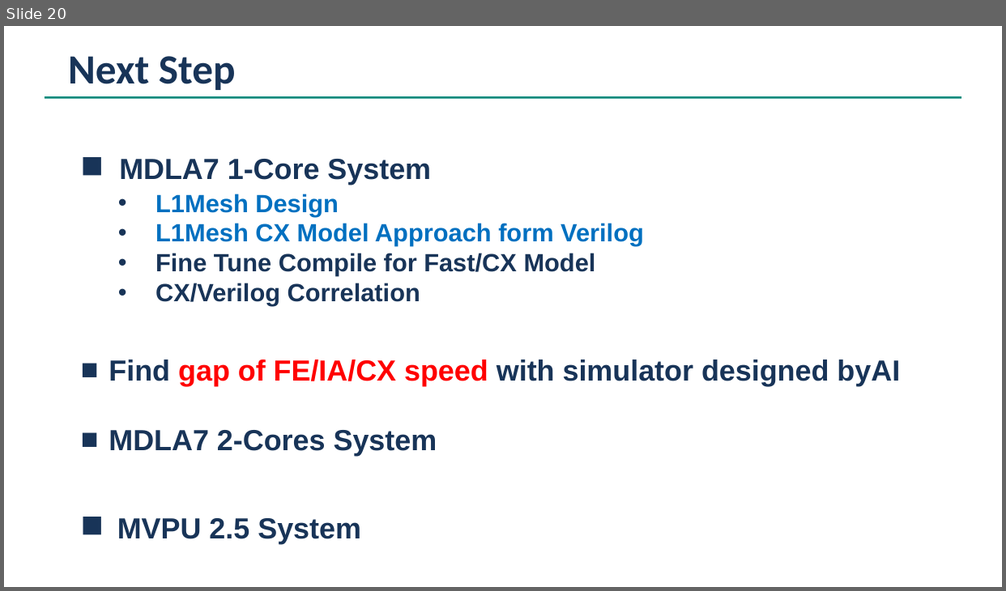
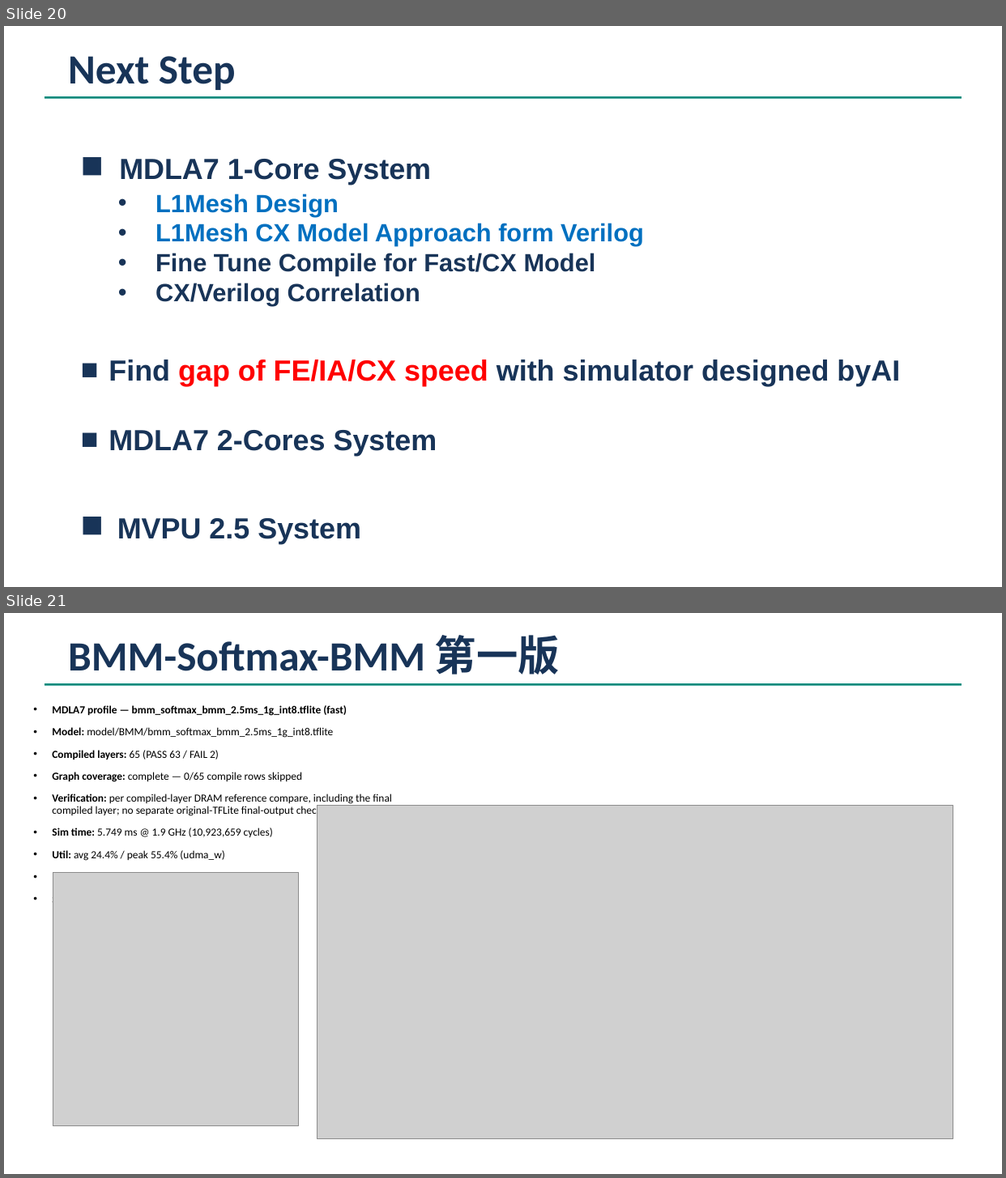
Before and after one commit to cclwylin/mdla7, a slide deck: reports/uArcSim Implementation by AI.pptx. Shown one above the other, each under a label of ours: slide 20 before the commit, slides 20 and 21 after it. The pictures are 1006x591 and 1006x1178 pixels, drawn with LibreOffice and Linux fonts; fonts in the diff are those of the drawing; grey boxes stand for pictures. Boxes give left, top, right and bottom in pixels: in the first picture for what was removed or moved away, otherwise in the second. Text is boxed around its words. In the diff, an @@ line names an element or a change of style, - is before the commit and + after.

```diff
--- a/reports/uArcSim Implementation by AI.pptx
+++ b/reports/uArcSim Implementation by AI.pptx
@@ slide 21 added at [4,613,1002,1174], background #FFFFFF @@
@@ text added at [68,635,560,675], 40 pt, text #183458, bold @@
+BMM-Softmax-BMM 第一版
@@ rectangle added at [44,683,961,686], fill #00897B @@
@@ text added at [52,705,392,905], 10.5 pt, text #000000 @@
+• MDLA7 profile — bmm_softmax_bmm_2.5ms_1g_int8.tflite (fast)
+• Model: model/BMM/bmm_softmax_bmm_2.5ms_1g_int8.tflite
+• Compiled layers: 65 (PASS 63 / FAIL 2)
+• Graph coverage: complete — 0/65 compile rows skipped
+• Verification: per compiled-layer DRAM reference compare, including the final compiled layer; no separate original-TFLite final-output checker
+• Sim time: 5.749 ms @ 1.9 GHz (10,923,659 cycles)
+• Util: avg 24.4% / peak 55.4% (udma_w)
+• DRAM r/w: 142.58 / 276.82 MB
+• SRAM r/w: 672.29 / 579.44 MB
@@ picture added at [317,806,953,1139] @@
@@ picture added at [53,873,298,1127] @@
```
Also in this commit, not shown: 1 other slide added, 30 other files.
